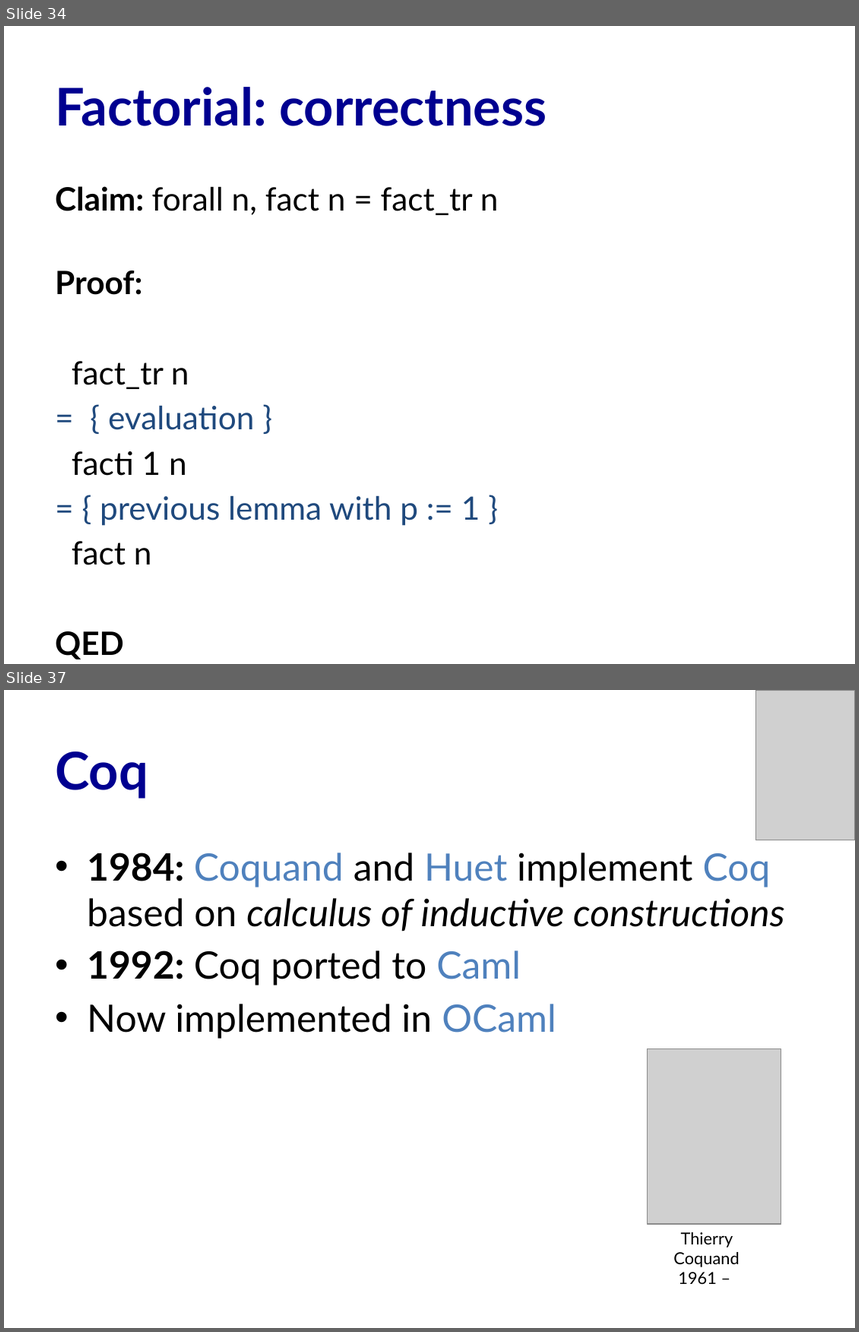
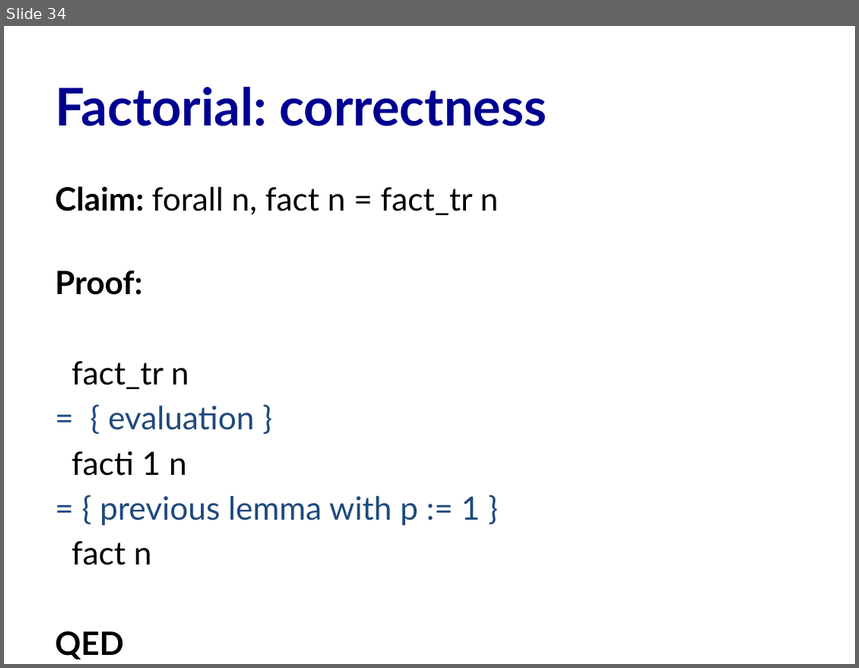
Before and after one commit to cs3110/materials-2019fa, a slide deck: 20-proofs/lec.pptx. Shown one above the other, each under a label of ours: slides 34 and 37 before the commit, slide 34 after it; the slides between them are not shown. The pictures are 859x1332 and 859x668 pixels, drawn with LibreOffice and Linux fonts; fonts in the diff are those of the drawing; grey boxes stand for pictures. Boxes give left, top, right and bottom in pixels: in the first picture for what was removed or moved away, otherwise in the second. Text is boxed around its words. In the diff, an @@ line names an element or a change of style, - is before the commit and + after.

```diff
--- a/20-proofs/lec.pptx
+++ b/20-proofs/lec.pptx
@@ slide 37 removed at <box>4,690,855,1328</box>, background #FFFFFF @@
@@ picture removed at <box>756,690,855,840</box> @@
@@ title removed at <box>55,752,148,799</box> @@
-Coq
@@ text removed at <box>87,853,785,1039</box> @@
-• 1984: Coquand and Huet implement Coq based on calculus of inductive constructions
-• 1992: Coq ported to Caml
-• Now implemented in OCaml
@@ picture removed at <box>648,1049,781,1224</box> @@
@@ text removed at <box>674,1233,739,1284</box> @@
-Thierry Coquand
-1961 –
```
Also in this commit, not shown: 2 slides changed, 4 other slides removed, 7 other files.
